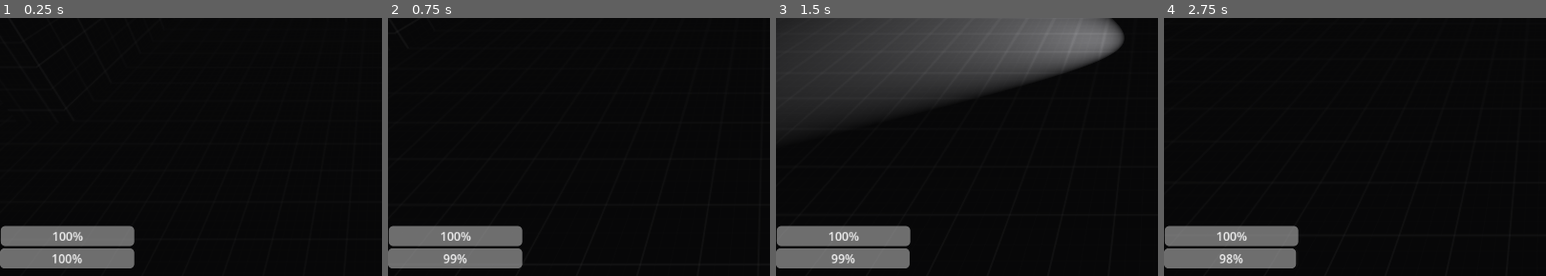
Above: before the commit, frames 1-4 (left to right).
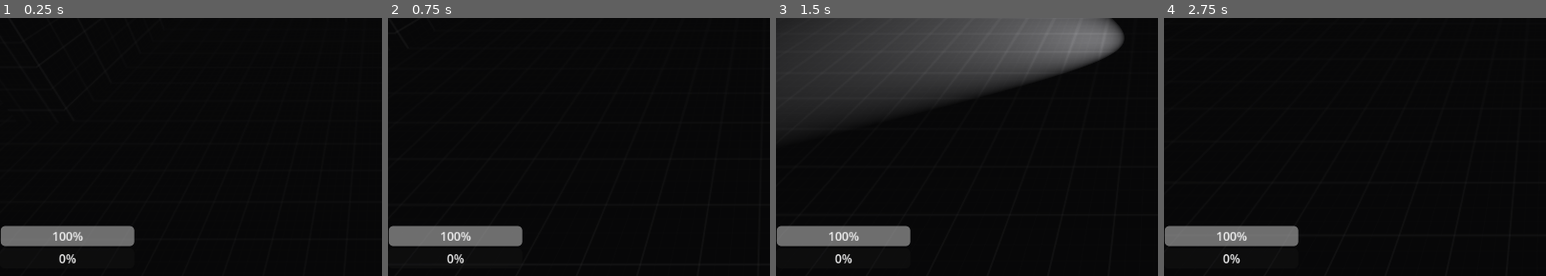
Above: after the commit, the same moments.

Repository: dandyhorse/lightson
Game: Godot game, scene res://scenes/world/world.tscn
The game is run twice, just before and just after one commit, with the same random seed, the same clock (stepped at 60 frames per second) and the same inputs.
Inputs (mouse positions are % of the whole screen's width and height, from its top left):
- Up to frame 1 (0.25 s): no input
- Up to frame 2 (0.75 s): move the mouse to (72, 39) at 0.52 s; hold D (right) from 0.53 s (still down); right-click (72, 39) at 0.6 s
- Up to frame 3 (1.5 s): tap Mouse wheel up (focusFL) at 0.8, 1.35 s; move the mouse to (30, 50) at 1.27 s; release D (right) at 1.28 s; hold S (down) from 1.28 s (still down)
- Up to frame 4 (2.75 s): tap Mouse wheel down (unfocusFL) at 1.55, 2.1 s; move the mouse to (60, 20) at 2.02 s; release S (down) at 2.03 s; hold D (right) from 2.03 s (still down); right-click (60, 20) at 2.3 s
The pictures show only the part of the screen within x 0-50%, y 48-98%; the shares and areas given below are measured in that part.

The runs differ from the first frame. In frame 1, 2.7% of the frame differs, in the area x 0-36%, y 89-98%; in frame 2, 2.7%; in frame 3, 2.7%; in frame 4, 2.6%.

Commit message:
ref

Diff:
--- a/scenes/items/flashlight/flashlight.gd
+++ b/scenes/items/flashlight/flashlight.gd
@@ -1,104 +1,99 @@
 extends SpotLight3D
 
-@export var MAX_BATTERY_CAPACITY = 100;
+# Константы и перечисления
+enum FlashlightState { ON, OFF, RELOADING, EMPTY }
+@export var MAX_BATTERY_CAPACITY: float = 100.0
+@export var BATTERY_SPEND_RATE: float = 0.015  # Заряд в секунду
+@export var FOCUS_MIN_ANGLE: float = 10.0
+@export var FOCUS_MAX_ANGLE: float = 60.0
+@export var RELOAD_TIME: float = 2.0
 
-@onready var currentFlashlightState = FLASHLIGHT_STATES.OFF;
-@onready var flashLight = $".";
-@onready var batteryChagre = MAX_BATTERY_CAPACITY;
-@onready var batterySpendCoef = 0.00015;
-@onready var batterySpendStep = MAX_BATTERY_CAPACITY * batterySpendCoef;
-@onready var focusMaxAngle = flashLight.spot_angle;
-@onready var focusMinAngle = 10;
-@onready var currentState;
-@onready var reloadTimer = $ReloadTimer;
-@onready var batteries = 1;
-
-const FLASHLIGHT_STATES = {
-	ON = 'on',
-	OFF = 'off',
-	RELOADING = 'reloading',
-	EMPTY = 'empty'
-}
+# Ноды и переменные
+@onready var flashlight: SpotLight3D = self
+@onready var reload_timer: Timer = $ReloadTimer
+@onready var battery_charge: float = MAX_BATTERY_CAPACITY
+@onready var batteries: int = 1
+var current_state: FlashlightState = FlashlightState.OFF
 
 func _ready() -> void:
-	pass
+	reload_timer.wait_time = RELOAD_TIME
+	update_flashlight()
 
-func _process(delta: float) -> void:
-	_flashLightProcess(delta);
+func _physics_process(delta: float) -> void:
+	process_flashlight(delta)
 
-func _updateFlashLightState(flashlightState):
-	currentFlashlightState = flashlightState;
+func process_flashlight(delta: float) -> void:
+	# Обработка направления фонарика
+	if current_state == FlashlightState.ON:
+		var ray = get_screen_point_to_ray()
+		if ray != Vector3.ZERO:
+			flashlight.look_at(ray)
 
-func _switchFlashLight():
-		if (currentFlashlightState == FLASHLIGHT_STATES.ON):
-			_updateFlashLightState(FLASHLIGHT_STATES.OFF);
-		else:
-			_updateFlashLightState(FLASHLIGHT_STATES.ON)
+	# Обработка состояния и батареи
+	update_flashlight()
+	handle_battery(delta)
 
-func _handleFlashLightState():
-	match currentFlashlightState:
-		FLASHLIGHT_STATES.ON:
-			flashLight.light_energy = 10.0;
-		FLASHLIGHT_STATES.OFF:
-			flashLight.light_energy = 0.0;
-		FLASHLIGHT_STATES.RELOADING:
-			flashLight.light_energy = 0.0;
-			batteryChagre = 0;
-	pass;
+	# Входы игрока
+	if Input.is_action_just_pressed("flashLight"):
+		toggle_flashlight()
+	if Input.is_action_just_pressed("focusFL"):
+		adjust_focus(-5.0, 2.0, -0.2)
+	if Input.is_action_just_pressed("unfocusFL"):
+		adjust_focus(5.0, -2.0, 0.2)
+	if Input.is_action_just_pressed("reload") and reload_timer.is_stopped():
+		start_reload()
 
-func _handleBatteryChange():
-	if currentFlashlightState == FLASHLIGHT_STATES.ON:
-		if (batteryChagre - batterySpendStep < 0):
-			batteryChagre = 0;
-			_updateFlashLightState(FLASHLIGHT_STATES.OFF)
-		else:
-			batteryChagre -= batterySpendStep;
+func toggle_flashlight() -> void:
+	if current_state == FlashlightState.ON:
+		current_state = FlashlightState.OFF
+	elif current_state == FlashlightState.OFF and battery_charge > 0:
+		current_state = FlashlightState.ON
+	update_flashlight()
 
-func _flashLightProcess(_delta: float) -> void:
-	# LOOK AT SCREEN
-	var ray = _screenPointToRay();
-	if (ray != Vector3()):
-		flashLight.look_at(ray)
+func update_flashlight() -> void:
+	match current_state:
+		FlashlightState.ON:
+			flashlight.light_energy = 10.0
+		FlashlightState.OFF, FlashlightState.RELOADING, FlashlightState.EMPTY:
+			flashlight.light_energy = 0.0
 
-	_handleFlashLightState()
-	_handleBatteryChange()
+func handle_battery(delta: float) -> void:
+	if current_state == FlashlightState.ON:
+		battery_charge = max(0, battery_charge - BATTERY_SPEND_RATE * delta)
+		if battery_charge <= 0:
+			current_state = FlashlightState.EMPTY
+			update_flashlight()
 
-	if reloadTimer.is_stopped():
-		if currentFlashlightState == FLASHLIGHT_STATES.RELOADING:
-			batteryChagre = MAX_BATTERY_CAPACITY;
-			_updateFlashLightState(FLASHLIGHT_STATES.OFF)
-		# ENABLE / DISABLE FL
-		if Input.is_action_just_pressed("flashLight"):
-			_switchFlashLight()
-		# FOCUSING FL (configurable)
-		if Input.is_action_just_pressed("focusFL"):
-			if (flashLight.spot_angle > focusMinAngle):
-				flashLight.spot_range += 2
-				flashLight.spot_attenuation -= 0.2
-				flashLight.spot_angle -= 5
-		if Input.is_action_just_pressed("unfocusFL"):
-			if (flashLight.spot_angle < focusMaxAngle):
-				flashLight.spot_range -= 2
-				flashLight.spot_attenuation += 0.2
-				flashLight.spot_angle += 5
-		if Input.is_action_just_pressed("reload"):
-			if (batteries > 0):
-				batteries -= 1
-				reloadTimer.start()
-				_updateFlashLightState(FLASHLIGHT_STATES.RELOADING)
-			else:
-				print("NOT ENOUGH BATTERIES")
-	pass;
+func start_reload() -> void:
+	if batteries > 0:
+		batteries -= 1
+		current_state = FlashlightState.RELOADING
+		reload_timer.start()
+		update_flashlight()
+	else:
+		print("Not enough batteries!")  # TODO: Показать игроку уведомление
 
-func _screenPointToRay():
-	var spaceState = get_world_3d().direct_space_state;
-	var mousePosition = get_viewport().get_mouse_position()
+func adjust_focus(angle_change: float, range_change: float, attenuation_change: float) -> void:
+	var new_angle = clamp(flashlight.spot_angle + angle_change, FOCUS_MIN_ANGLE, FOCUS_MAX_ANGLE)
+	flashlight.spot_angle = new_angle
+	flashlight.spot_range = clamp(flashlight.spot_range + range_change, 2.0, 20.0)
+	flashlight.spot_attenuation = clamp(flashlight.spot_attenuation + attenuation_change, 0.1, 2.0)
+
+func get_screen_point_to_ray() -> Vector3:
+	var space_state = get_world_3d().direct_space_state
+	var mouse_pos = get_viewport().get_mouse_position()
 	var camera = get_tree().root.get_camera_3d()
-	var rayOrigin = camera.project_ray_origin(mousePosition)
-	var rayEnd = rayOrigin + camera.project_ray_normal(mousePosition) * 2000;
-	var parameters = PhysicsRayQueryParameters3D.create(rayOrigin, rayEnd)
-	parameters.collision_mask = 2;
-	var rayArray = spaceState.intersect_ray(parameters)
-	if rayArray.has('position'):
-		return rayArray['position']
-	return Vector3();
+	if not camera:
+		return Vector3.ZERO
+	var ray_origin = camera.project_ray_origin(mouse_pos)
+	var ray_end = ray_origin + camera.project_ray_normal(mouse_pos) * 2000.0
+	var parameters = PhysicsRayQueryParameters3D.create(ray_origin, ray_end)
+	parameters.collision_mask = 2
+	var ray_result = space_state.intersect_ray(parameters)
+	return ray_result.get("position", Vector3.ZERO)
+
+func _on_ReloadTimer_timeout() -> void:
+	if current_state == FlashlightState.RELOADING:
+		battery_charge = MAX_BATTERY_CAPACITY
+		current_state = FlashlightState.OFF
+		update_flashlight()
--- a/scenes/items/flashlight/flashlight.tscn
+++ b/scenes/items/flashlight/flashlight.tscn
@@ -6,3 +6,5 @@
 script = ExtResource("1_nnxok")
 
 [node name="ReloadTimer" type="Timer" parent="."]
+process_mode = 1
+one_shot = true
--- a/scenes/player/_player.gd
+++ b/scenes/player/_player.gd
@@ -35,7 +35,7 @@
 	pass;
 
 func _physics_process(delta: float) -> void:
-	$CanvasLayer/Control/BatteryHUD.value = flashLight.batteryChagre;
+	#$CanvasLayer/Control/BatteryHUD.value = flashLight.battery_charge;
 	_basicMovement(delta);
 	_handleStaminaState();
 	pass;
